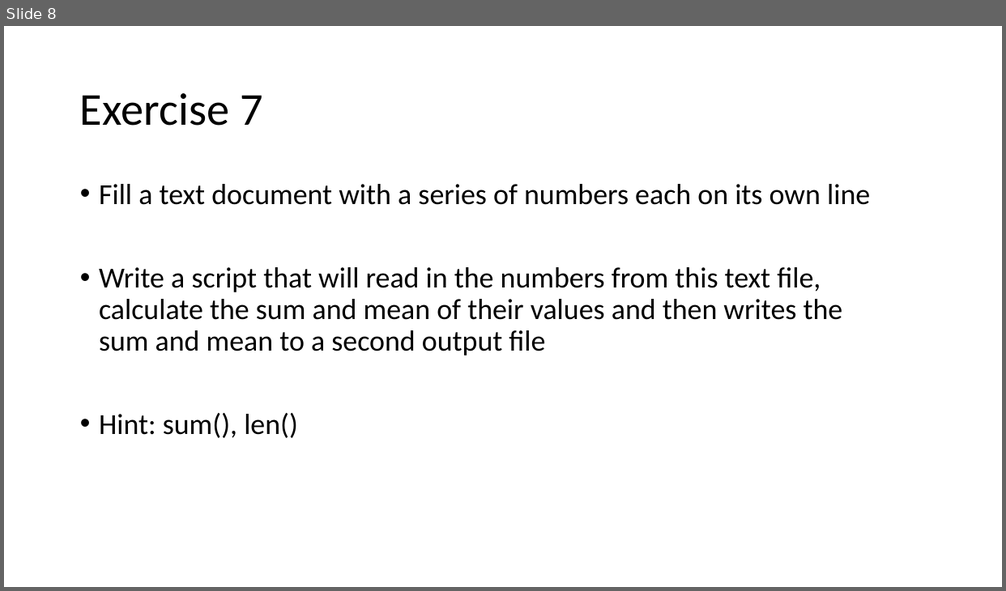
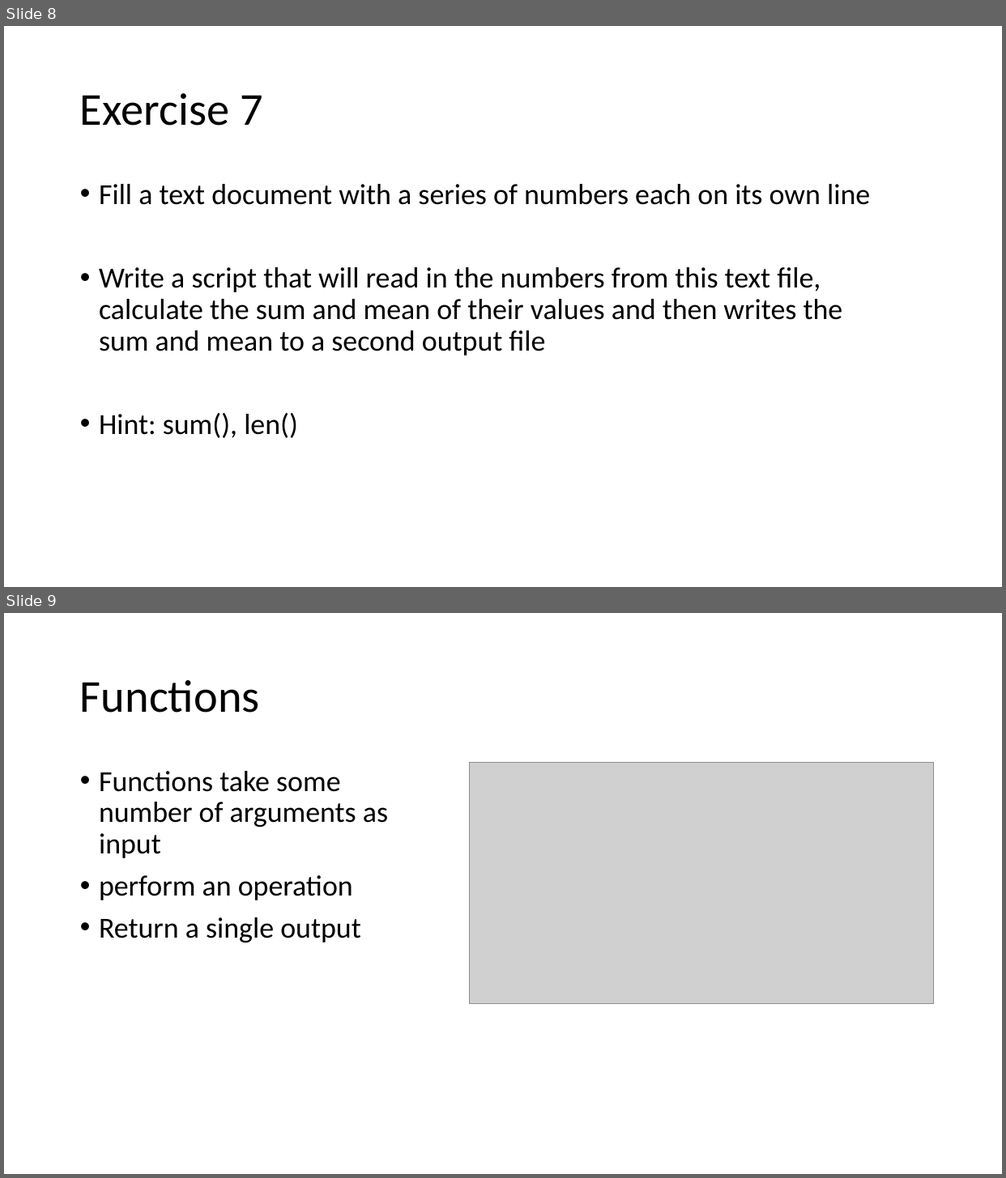
Before and after one commit to bunnylab/intropython-workshop, a slide deck: slides/day2.pptx. Shown one above the other, each under a label of ours: slide 8 before the commit, slides 8 and 9 after it. The pictures are 1006x591 and 1006x1178 pixels, drawn with LibreOffice and Linux fonts; fonts in the diff are those of the drawing; grey boxes stand for pictures. Boxes give left, top, right and bottom in pixels: in the first picture for what was removed or moved away, otherwise in the second. Text is boxed around its words. In the diff, an @@ line names an element or a change of style, - is before the commit and + after.

```diff
--- a/slides/day2.pptx
+++ b/slides/day2.pptx
@@ slide 9 added at (x1=4, y1=613, x2=1002, y2=1174), background #FFFFFF @@
@@ title added at (x1=80, y1=680, x2=260, y2=713), 44 pt, text #000000 @@
+Functions
@@ text added at (x1=99, y1=771, x2=388, y2=943), 28 pt, text #000000 @@
+• Functions take some number of arguments as input
+• perform an operation
+• Return a single output
@@ picture added at (x1=469, y1=763, x2=933, y2=1004) @@
```
Also in this commit, not shown: 2 slides changed, 7 other slides added, 25 other files.
